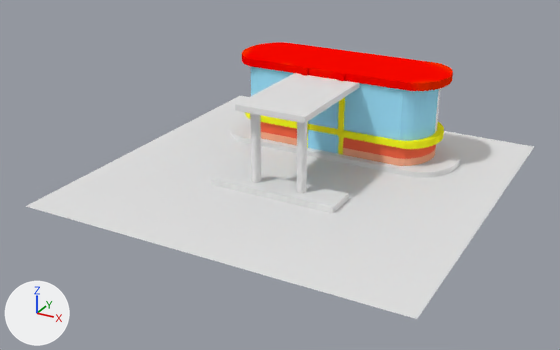
Two versions of the Blender file untitled.blend, one commit apart.
Before and after are seen from a camera (50 mm lens) standing at (17.3, -33.9, 16.6) and looking at (-0.6, -1.4, 0.3). The axes (+X, +Y, +Z) are drawn at lower left. The lights are the same throughout.
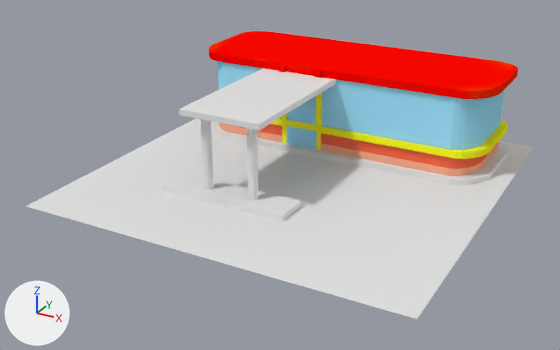
Where the newer file only moved an object's origin or applied its transform, the numbers keep the older frame.

The change, as a list of edits to the scene's bpy script:
```text
Change me_cube_002:
    where me_cube_002.from_pydata(...)  # 8 vertices, 6 faces; spans x -1.9..1.9, y -2.86..3.66, z -0.15..0.15
    used by ob_cube_001; location = (0.0, -0.64, 4.45)
    me_cube_002 part 1: the whole mesh is scaled about its middle by (1.16, 1.26, 1), then moved by (-1.69, -1.02, 0.0)
Change me_circle_001:
    used by ob_circle_001; location = (0.0, 4.8, 0.3); scale = (0.8, 1.0, 1.0)
    remove me_circle_001.from_pydata(...)  # 318 vertices, 280 faces; spans x -7.7..7.7, y -2.3..2.2, z 0.0..4.7
    add me_circle_001.from_pydata(...)  # 318 vertices, 280 faces; spans x -10.5..11.2, y -2.3..4.2, z 0.0..4.7
    me_circle_001 part 2: 318 of 318 vertices moved; they spanned x -7.7..7.7, y -2.3..2.2, z 0.0..4.7 and now span x -10.5..11.2, y -2.3..4.2, z 0.0..4.7; mean shift (0.0, 1.1, 0.0); largest move (7.5, 0.0, 1.5) -> (10.9, 3.0, 1.5)
Change ob_cube:
    ob_cube.location: (0.0, -2.6, 0.16) -> (-1.69, -4.47, 0.16)
Change ob_cylinder:
    ob_cylinder.location: (-1.3, -2.6, 2.8) -> (-2.99, -4.47, 2.8)
Change ob_cylinder_001:
    ob_cylinder_001.location: (1.3, -2.6, 2.8) -> (-0.39, -4.47, 2.8)
```

Changed parts and their boxes (x1, y1, x2, y2) in the pictures (560 x 350 px):
'Circle.001', reshaped (46% wider, 17% taller)
    before: (242, 42, 453, 166)
    after: (209, 31, 518, 176)
'Cube.001', mesh rescaled (25% wider, 24% taller)
    before: (235, 73, 360, 123)
    after: (179, 68, 336, 130)
'Cube', moved
    before: (211, 167, 348, 213)
    after: (163, 173, 301, 221)
'Cylinder.001', moved
    before: (296, 122, 307, 193)
    after: (247, 128, 258, 201)
'Cylinder', moved
    before: (250, 113, 261, 183)
    after: (201, 119, 214, 190)
